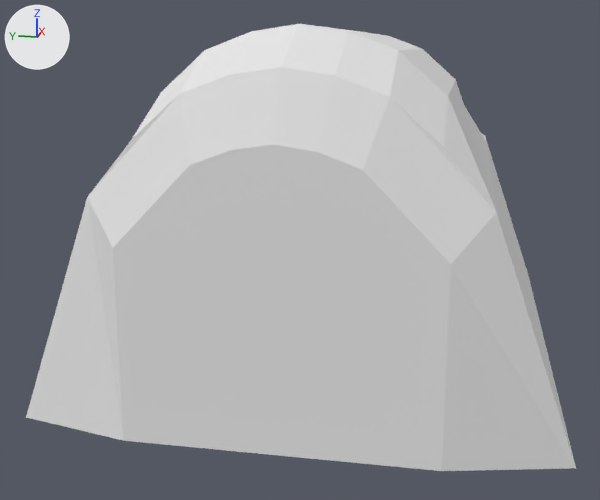
Two versions of the Blender file Assets/Own Ressources/Models/Structures/Buildings/Factory/Factory.blend, one commit apart.
Before and after are seen from a 50 mm camera at (-5.51, -0.85, 1.97) aimed at (-0.18, 0.21, 0.64). Every picture has the same lights, and +X, +Y and +Z are marked at upper left.
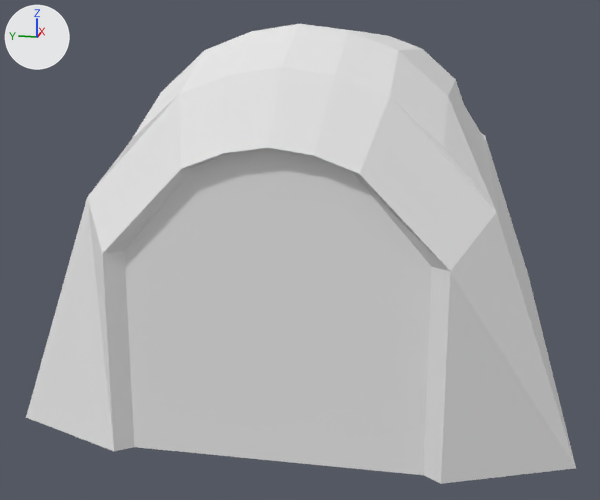
The newer file is also rescaled (x0.235), turned or shifted as a whole; pictures and numbers use the older file's frame.

Patch to the scene script:
```diff
--- a/Assets/Own Ressources/Models/Structures/Buildings/Factory/Factory.blend.py
+++ b/Assets/Own Ressources/Models/Structures/Buildings/Factory/Factory.blend.py
@@ me_plane @@
 # used by ob_plane; location = (0.0, 0.0, 0.0)
-me_plane.from_pydata(...)  # 56 vertices, 43 faces; spans x -1.84..1.89, y -1.44..1.44, z 0.0..2.08
+me_plane.from_pydata(...)  # 65 vertices, 50 faces; spans x -1.96..1.89, y -1.44..1.44, z 0.0..2.08
+# me_plane part 1
+# 2 faces are deleted
+# 9 vertices in x -1.84, y -0.81..0.81, z 0.0..1.54 move by (-0.12, 0.0, 0.0)
+# 9 vertices are added at x -1.9, y -0.72..0.72, z 0.0..1.54
+# 9 new faces join them
 me_plane.materials.append(mat_material_001)
```

Location of each change, [x1, y1, x2, y2] in pixels of the pictures (600 x 500 px):
'Plane', reshaped: before [26, 24, 576, 471]; after [26, 24, 576, 484]
part 1 of me_plane, built on: before [26, 129, 575, 471]; after [26, 129, 575, 484]
